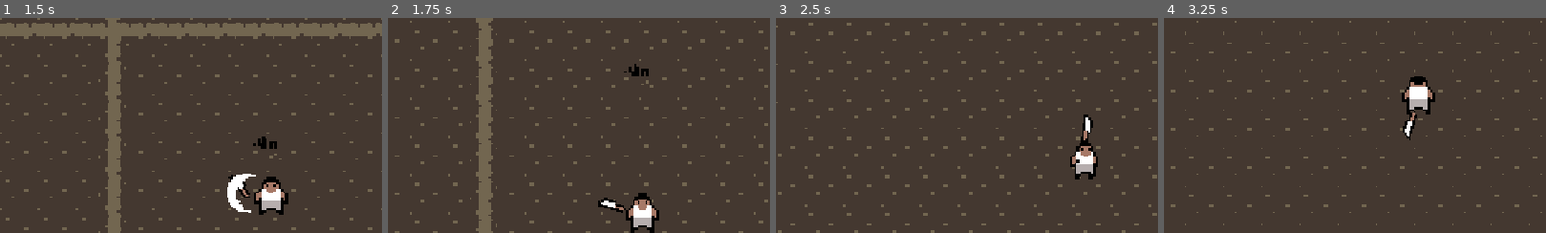
Above: before the commit, frames 1-4 (left to right).
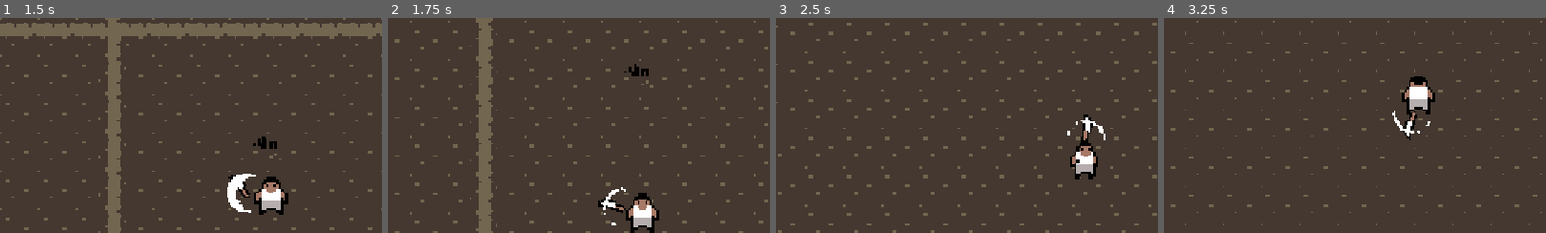
Above: after the commit, the same moments.

Repository: AmosMaddux/RogueZombies
Game: Godot game, scene res://scenes/main.tscn
The game is run twice, just before and just after one commit, with the same random seed, the same clock (stepped at 60 frames per second) and the same inputs.
Inputs (mouse positions are % of the whole screen's width and height, from its top left):
- Up to frame 1 (1.5 s): tap Enter at 0.5 s; move the mouse to (72, 45) at 0.52 s; hold D (walk_right) 0.53-1.28 s; click (72, 45) at 0.6 s; move the mouse to (30, 55) at 1.27 s; hold S (walk_down) from 1.28 s (still down); click (30, 55) at 1.35 s
- Up to frame 2 (1.75 s): keep holding S (walk_down)
- Up to frame 3 (2.5 s): move the mouse to (60, 28) at 2.02 s; release S (walk_down) at 2.03 s; hold D (walk_right) from 2.03 s (still down); click (60, 28) at 2.1 s
- Up to frame 4 (3.25 s): move the mouse to (45, 70) at 2.77 s; release D (walk_right) at 2.78 s; hold W (walk_up) from 2.78 s (still down); click (45, 70) at 2.85 s
The pictures show only the part of the screen within x 18-68%, y 18-68%; the shares and areas given below are measured in that part.

Frame 1 is identical in both runs. In frame 2, 0.1% of the frame differs, in the area x 56-63%, y 78-97%; in frame 3, 0.1%, in the area x 76-87%, y 47-57%; in frame 4, 0.1%.

Commit message:
Last Sync: 2026-03-16 19:11 (Mobile)

Diff:
--- a/scenes/enemy.tscn
+++ b/scenes/enemy.tscn
@@ -1,6 +1,7 @@
 [gd_scene format=3 uid="uid://cv5r7nxxjb670"]
 
 [ext_resource type="Texture2D" uid="uid://qechktnpj1f1" path="res://Zombie Apocalypse Tileset/Zombie Apocalypse Tileset/Organized separated sprites/Big Zombie Walking Animation Frames/Zombie-Tileset---_0412_Capa-413.png" id="1_7p1mj"]
+[ext_resource type="Script" uid="uid://d3hgiaolxjn12" path="res://scripts/enemy.gd" id="1_md0e3"]
 
 [sub_resource type="SpriteFrames" id="SpriteFrames_md0e3"]
 animations = [{
@@ -13,10 +14,17 @@
 "speed": 5.0
 }]
 
+[sub_resource type="RectangleShape2D" id="RectangleShape2D_7p1mj"]
+size = Vector2(14, 14)
+
 [node name="Enemy" type="CharacterBody2D" unique_id=1152867235]
+script = ExtResource("1_md0e3")
 
 [node name="Visuals" type="Node2D" parent="." unique_id=1730551592]
 
 [node name="AnimatedSprite2D" type="AnimatedSprite2D" parent="Visuals" unique_id=1639234480]
 sprite_frames = SubResource("SpriteFrames_md0e3")
 animation = &"idle"
+
+[node name="CollisionShape2D" type="CollisionShape2D" parent="." unique_id=622266907]
+shape = SubResource("RectangleShape2D_7p1mj")
--- a/scenes/slash_fx.tscn
+++ b/scenes/slash_fx.tscn
@@ -26,6 +26,9 @@
 "speed": 10.0
 }]
 
+[sub_resource type="RectangleShape2D" id="RectangleShape2D_effsu"]
+size = Vector2(6, 18)
+
 [node name="SlashFX" type="Node2D" unique_id=440091431]
 script = ExtResource("1_effsu")
 
@@ -33,4 +36,11 @@
 rotation = -1.5707964
 sprite_frames = SubResource("SpriteFrames_ualfx")
 animation = &"slash"
-frame_progress = 0.57021374
+frame = 3
+frame_progress = 1.0
+
+[node name="Area2D" type="Area2D" parent="." unique_id=934791627]
+
+[node name="CollisionShape2D" type="CollisionShape2D" parent="Area2D" unique_id=2145953414]
+position = Vector2(1, 0)
+shape = SubResource("RectangleShape2D_effsu")
--- /dev/null
+++ b/scripts/enemy.gd
@@ -0,0 +1,9 @@
+extends CharacterBody2D
+
+
+const SPEED = 300.0
+const JUMP_VELOCITY = -400.0
+
+
+func _physics_process(delta: float) -> void:
+	pass
Not shown, added: scripts/enemy.gd.uid
